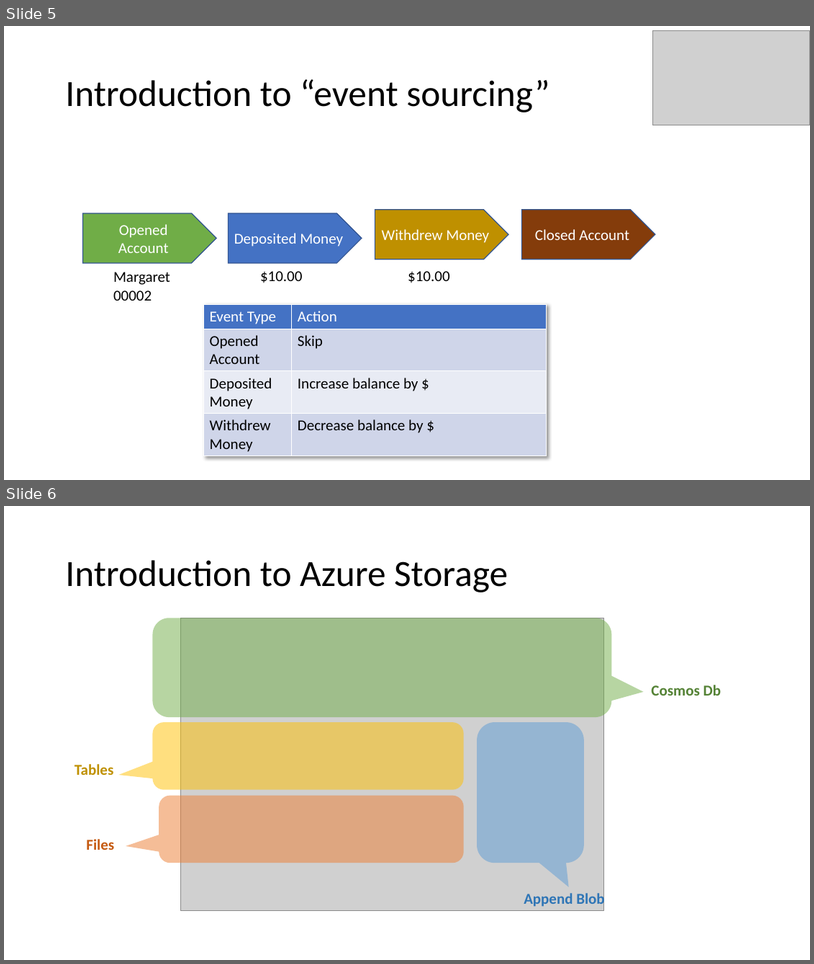
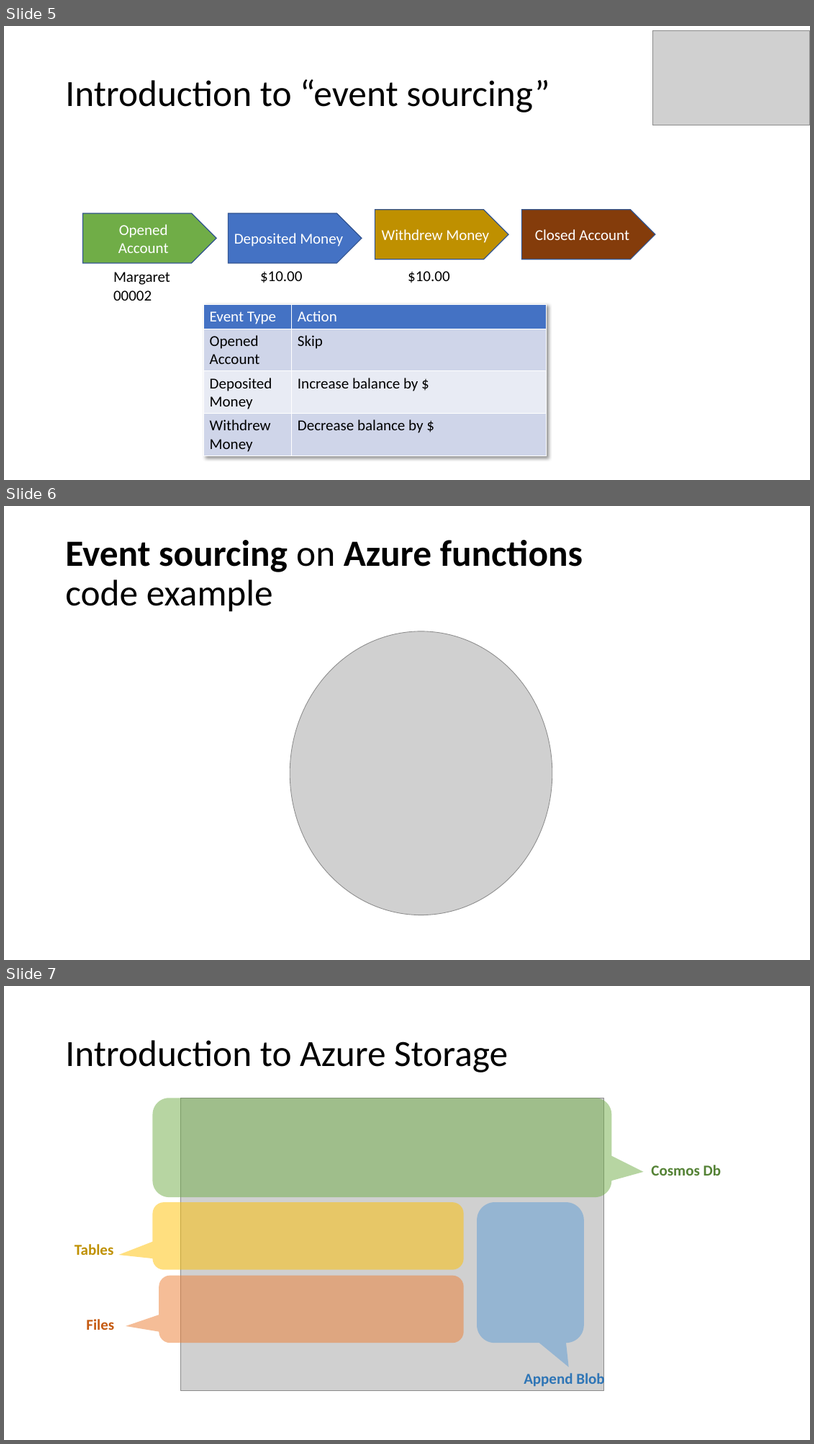
Before and after one commit to MerrionComputing/Presentations, a slide deck: hitchhiker systems.pptx. Shown one above the other, each under a label of ours: slides 5 and 6 before the commit, slides 5, 6 and 7 after it. The pictures are 814x964 and 814x1444 pixels, drawn with LibreOffice and Linux fonts; fonts in the diff are those of the drawing; grey boxes stand for pictures. Boxes give left, top, right and bottom in pixels: in the first picture for what was removed or moved away, otherwise in the second. Text is boxed around its words. In the diff, an @@ line names an element or a change of style, - is before the commit and + after.

```diff
--- a/hitchhiker systems.pptx
+++ b/hitchhiker systems.pptx
@@ slide 6 added at [4, 506, 810, 960], background #FFFFFF @@
@@ title added at [65, 540, 583, 612], 44 pt, text #000000, bold @@
+Event sourcing on Azure functions
+code example
@@ picture added at [290, 631, 553, 915] @@
@@ what was slide 6 is now slide 7 @@
```
Also in this commit, not shown: 2 slides changed, 1 other file.
